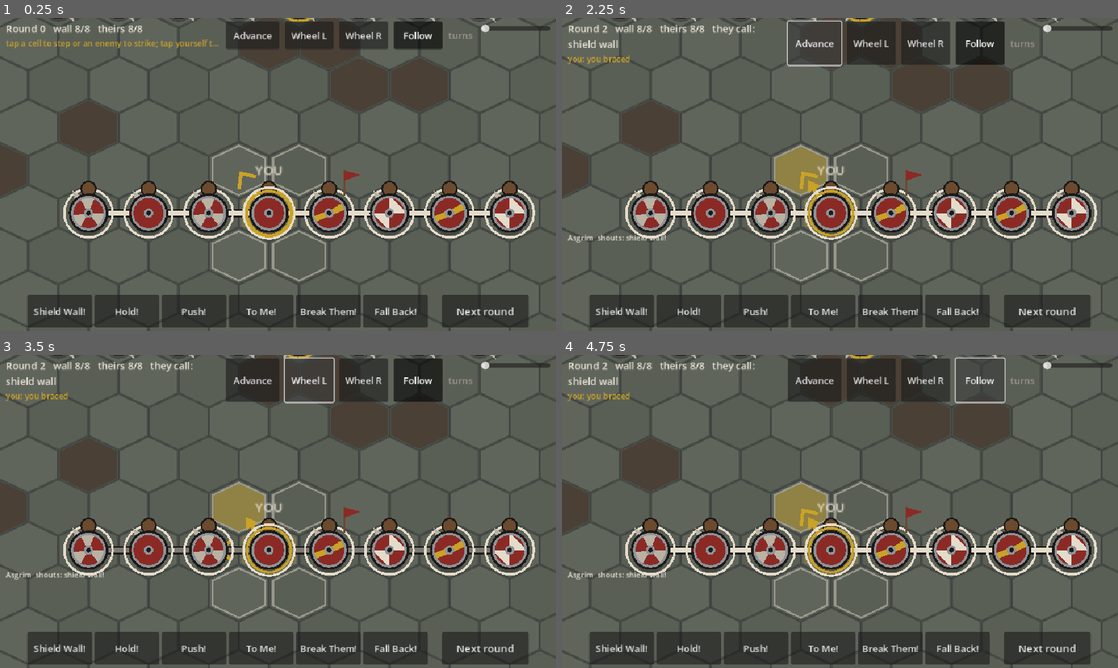
Above: before the commit, frames 1-4 (two rows, left to right).
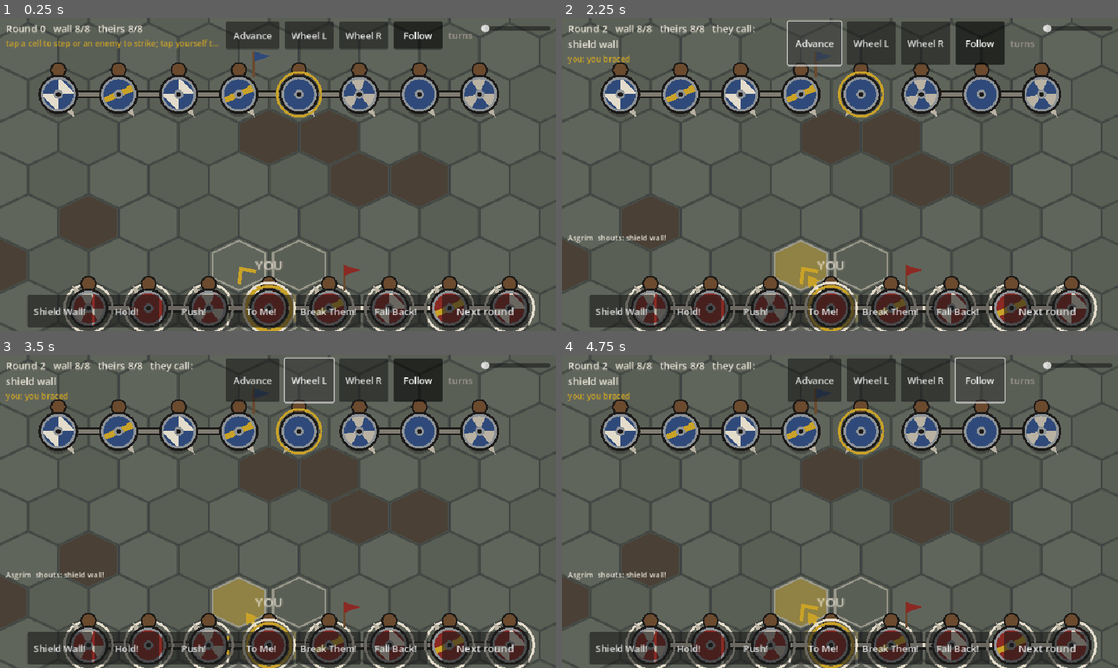
Above: after the commit, the same moments.

Repository: UnlikelyContact/Ringgiver
Game: Godot game, scene res://view/main.tscn
Same seed, same stepped clock (60 frames per second), same inputs: the game is played once before the commit and once after it.
Inputs:
- Up to frame 1 (0.25 s): no input
- Up to frame 2 (2.25 s): click "Next round" at 0.5 s; click "Next round" at 1.25 s; click "Advance" at 2 s
- Up to frame 3 (3.5 s): click "Wheel L" at 2.75 s
- Up to frame 4 (4.75 s): click "Wheel R" at 3.5 s; click "Follow" at 4.25 s

The runs differ from the first frame. In frame 1, 35% of the frame differs, in the area x 0-100%, y 0-100%; in frame 2, 35%; in frame 3, 35%; in frame 4, 35%.

Commit message:
Playtest two: follow-ups step by the wall's facing, green walls hesitate, men behind a falling-back wall go with it, camera lower
Co-Authored-By: Claude Fable 5.1 <noreply@anthropic.com>
Claude-Session: https://claude.ai/code/session_01P5EsvQHo48suzdDpxkAELG

Diff:
--- a/game/sim/combat/battle.gd
+++ b/game/sim/combat/battle.gd
@@ -143,6 +143,13 @@
 				result.fled[side] += 1
 			log.append("%s's wall falls back off the field, %d men" % [leader.display_name, members.size()])
 			return
+		if occ != null and not members.has(occ) and occ.side == side and occ.is_active() and not occ.broken \
+				and order == CombatTypes.Shout.FALL_BACK:
+			# A friend behind the wall steps back with it, if he has room.
+			var his: Vector2i = occ.pos + BattleGrid.advance_step(occ.pos, step_facing)
+			if grid.is_free(his):
+				targets[occ] = his
+				occ = null
 		if not grid.in_bounds(target) or grid.terrain_at(target) == CombatTypes.Terrain.WATER \
 				or (occ != null and not members.has(occ)):
 			log.append("%s's wall cannot step as one: %s is blocked" % [leader.display_name, w.display_name])
@@ -150,12 +157,19 @@
 			return
 		targets[w] = target
 		chance_sum += 1.0 if w == leader else Shouts.hear_chance(rules, BattleGrid.distance(w.pos, leader.pos), w.wits, horn, fog)
-	var chance := chance_sum / members.size()
+	var tier_sum := 0
+	for w in members:
+		tier_sum += int(w.tier)
+	var tier_avg := int(round(float(tier_sum) / members.size()))
+	var chance: float = chance_sum / members.size() * rules.wall_test_tier_factor[clampi(tier_avg, 0, 3)]
 	if wr.randf() > chance:
 		log.append("%s's line hesitates (%d%% to move as one)" % [leader.display_name, int(round(chance * 100))])
 		_hold_wall(members)
 		return
 	_contact_logged[side] = false
+	for w in targets:
+		if not members.has(w):
+			w.wall_move = targets[w]  # the man behind, carried back with the wall
 	for w in members:
 		# The exceptions to moving as one: a man who falls, and a man whose
 		# nerve breaks. Falling back, a green or blooded man with little
@@ -291,10 +305,14 @@
 	# 3d. The push: a heave happens only when a leader has called for it.
 	if _push_called():
 		var may_advance := {}
+		var wall_facing := {}
 		for side in 2:
 			for w in wall_members(side):
 				may_advance[w] = true
-		var push := Push.resolve(rr.fork("push"), rules, grid, warriors, log, may_advance)
+			var l := leader_of(side)
+			if l != null:
+				wall_facing[side] = l.wall_facing()
+		var push := Push.resolve(rr.fork("push"), rules, grid, warriors, log, may_advance, wall_facing)
 		for w in push.driven_off:
 			result.fled[w.side] += 1
 		if push.winning_side >= 0:
--- a/game/sim/combat/push.gd
+++ b/game/sim/combat/push.gd
@@ -14,7 +14,8 @@
 ## `may_advance`: Warrior -> true for men allowed to follow up a won push
 ## (the battle passes the members of each side's wall). Empty means anyone.
 static func resolve(rng: SimRng, rules: CombatRules, grid: BattleGrid,
-		all: Array[Warrior], log: PackedStringArray, may_advance: Dictionary = {}) -> PushResult:
+		all: Array[Warrior], log: PackedStringArray, may_advance: Dictionary = {},
+		wall_facing: Dictionary = {}) -> PushResult:
 	var result := PushResult.new()
 	var men: Array[Warrior] = all.duplicate()
 	men.sort_custom(func(a: Warrior, b: Warrior) -> bool: return a.id < b.id)
@@ -69,14 +70,14 @@
 			w.morale = clampi(w.morale + rules.push_won_morale, 0, 10)
 	if rules.push_winners_advance:
 		if may_advance.is_empty():
-			_advance(grid, winners, losers, result, log)
+			_advance(grid, winners, losers, result, log, wall_facing)
 		else:
 			var allowed: Array[Warrior] = []
 			for w in winners:
 				if may_advance.has(w):
 					allowed.append(w)
 			if allowed.size() == winners.size():
-				_advance(grid, winners, losers, result, log)
+				_advance(grid, winners, losers, result, log, wall_facing)
 	result.winning_side = _top_side(wins)
 	return result
 
@@ -85,7 +86,7 @@
 ## ahead is now free moves into it, so the lines stay in contact and a push
 ## actually drives the line forward (concept.md, "Push!").
 static func _advance(grid: BattleGrid, winners: Array[Warrior], losers: Array[Warrior],
-		result: PushResult, log: PackedStringArray) -> void:
+		result: PushResult, log: PackedStringArray, wall_facing: Dictionary = {}) -> void:
 	if losers.is_empty() or (result.shoved.is_empty() and not result.blocked.is_empty()):
 		return
 	# The winning line follows as a line: every man steps square to his
@@ -94,7 +95,10 @@
 	for w in winners:
 		if not w.is_active() or w.broken:
 			continue
-		var ahead := w.pos + BattleGrid.advance_step(w.pos, w.facing)
+		# The line steps square to its wall's facing, not to whichever way a
+		# man turned to strike.
+		var f: Vector2i = wall_facing.get(w.side, w.facing)
+		var ahead := w.pos + BattleGrid.advance_step(w.pos, f)
 		var occ := grid.occupant(ahead)
 		if not grid.in_bounds(ahead) or grid.terrain_at(ahead) == CombatTypes.Terrain.WATER \
 				or (occ != null and not winners.has(occ)):
--- a/game/sim/combat/rules.gd
+++ b/game/sim/combat/rules.gd
@@ -139,6 +139,9 @@
 ## or more enemies on him (champions always do, at two).
 var guard_min_tier := CombatTypes.Tier.VETERAN
 var guard_threats := 2
+## The wall's one test to move as one is the mean chance to hear, scaled by
+## the wall's average tier: green walls hesitate, veteran walls do not.
+var wall_test_tier_factor := [0.75, 0.9, 1.0, 1.0]
 ## A man falling back who finds himself this far from his leader rejoins him instead.
 var fall_back_regroup_distance := 3
 ## An active banner-bearer on the side widens the certain-hearing radius.
--- a/game/view/main.gd
+++ b/game/view/main.gd
@@ -27,7 +27,7 @@
 	var centre := sum / maxf(1.0, n)
 	if player != null and player.is_active():
 		centre = centre.lerp(Iso.to_screen(player.pos), 0.4)
-	return centre + Vector2(0, 22)
+	return centre + Vector2(0, -60)
 
 
 func _process(delta: float) -> void:
Not shown, changed: docs/design/sim-architecture.md
